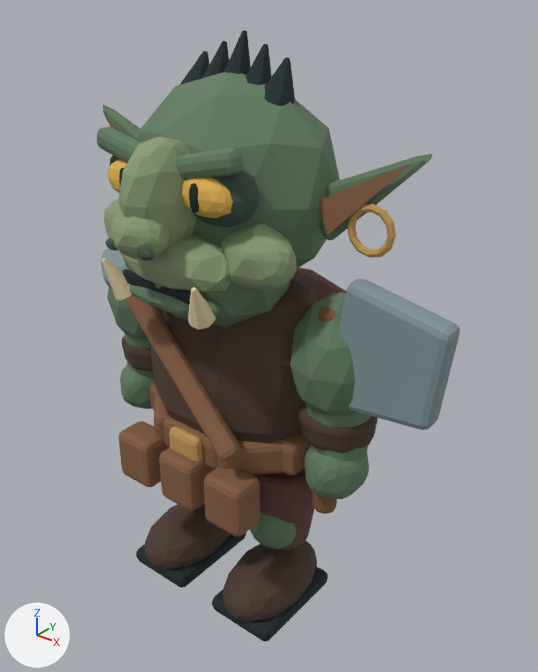
Before and after pictures for a commit that changed the glTF model assets/models/fort/raider.glb.
One viewpoint serves both versions: a 50 mm lens placed at (1.63, -1.86, 2.3), pointed at (0.12, 0.04, 1.12). Every picture has the same lights, and +X, +Y and +Z are marked at lower left. The first picture is the older version. Where no turn or scale is listed for an object, it has been applied to the vertices. Vertices at exactly the same position are counted once.

Names of what the first picture shows: 'Cranium.007', 'Deltoid.014', 'Deltoid.015', 'TailoredTorso.007', 'TrouserLeg.014', 'TrouserLeg.015', 'WeaponHandle.005'.
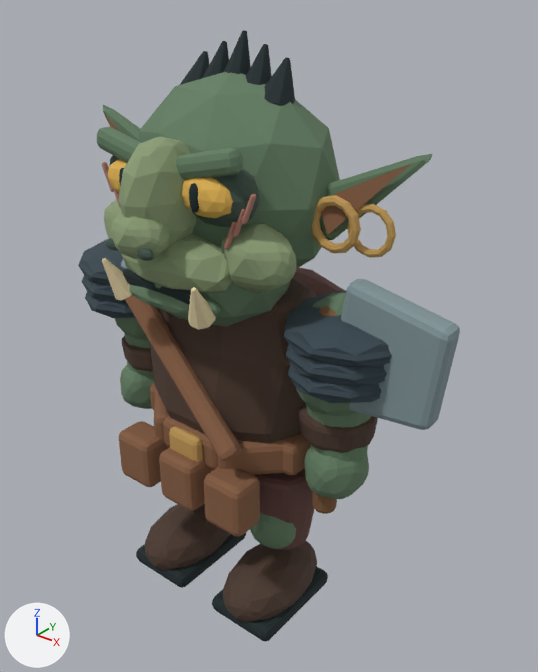
The edits, one by one:
me_icosphere_1046 is used by ob_deltoid_014; location (-0.45, 0.0, 1.161).
me_icosphere_1046 had 489 vertices, 960 faces and spanned x -0.185..0.185, y -0.189..0.189, z -0.523..0.23.
me_icosphere_1046 now has 1061 vertices, 2080 faces and spans x -0.268..0.185, y -0.249..0.249, z -0.523..0.23.
me_icosphere_1046 part 1: a new loose piece of 62 vertices spanning x -0.268..0.168, y -0.249..0.249, z 0.06..0.2, in mat_fort_swarm_vertexpalette.
me_icosphere_1046 part 2: a new loose piece of 62 vertices spanning x -0.254..0.154, y -0.249..0.249, z -0.005..0.135, in mat_fort_swarm_vertexpalette.
me_icosphere_1046 part 3: a new loose piece of 62 vertices spanning x -0.24..0.14, y -0.249..0.249, z -0.07..0.07, in mat_fort_swarm_vertexpalette.
Other edits to the shape of me_icosphere_1046 do not show in these pictures.
me_icosphere_1030 is used by ob_cranium_007; location (0.0, 0.0, 1.671).
me_icosphere_1030 had 2413 vertices, 4702 faces and spanned x -0.692..0.692, y -0.509..0.3, z -0.45..0.471.
me_icosphere_1030 now has 2963 vertices, 5778 faces and spans x -0.692..0.692, y -0.509..0.3, z -0.45..0.471.
me_icosphere_1030 part 4: a new loose piece, a torus around y (ring radius 0.075, tube radius 0.016) spanning x 0.339..0.521, y -0.056..-0.024, z -0.141..0.041, in mat_fort_swarm_vertexpalette.
me_icosphere_1030 part 5: a new loose piece of 46 vertices spanning x -0.323..-0.277, y -0.295..-0.275, z -0.016..0.076, in mat_fort_swarm_vertexpalette.
me_icosphere_1030 part 6: a new loose piece of 46 vertices spanning x 0.277..0.323, y -0.295..-0.275, z -0.016..0.076, in mat_fort_swarm_vertexpalette.
me_icosphere_1030 part 7: a new loose piece of 45 vertices spanning x 0.242..0.288, y -0.295..-0.275, z -0.061..0.031, in mat_fort_swarm_vertexpalette.
me_icosphere_1030 part 8: a new loose piece of 44 vertices spanning x 0.207..0.253, y -0.295..-0.275, z -0.106..-0.014, in mat_fort_swarm_vertexpalette.
Other edits to the shape of me_icosphere_1030 do not show in these pictures.
Mesh me_icosphere_4547 is new.
It has 970 vertices, 1900 faces and spans x -0.168..0.268, y -0.249..0.249, z -0.523..0.23.
It uses material mat_fort_swarm_vertexpalette.
Object 'Deltoid.015' (ob_deltoid_015) is deleted.
Object 'Deltoid.059' (ob_deltoid_059) is new; it shows me_icosphere_4547.
Its location is (0.45, 0.0, 1.161).

Where the change shows, as pixel boxes (x1, y1, x2, y2) in the pictures (538 x 672 px):
'Deltoid.059', added: after (284, 291, 392, 499)
'Deltoid.015', deleted (green): before (290, 293, 378, 499)
'Deltoid.014', reshaped: before (101, 248, 154, 409); after (78, 239, 154, 409)
part 1 of me_icosphere_1046, added (blue): after (78, 239, 130, 286)
part 2 of me_icosphere_1046, added (blue): after (82, 275, 126, 303)
part 3 of me_icosphere_1046, added (blue): after (85, 292, 135, 318)
part 4 of me_icosphere_1030, added (brown): after (312, 195, 361, 253)
part 5 of me_icosphere_1030, added: after (102, 162, 114, 192)
part 6 of me_icosphere_1030, added: after (241, 194, 256, 224)
part 7 of me_icosphere_1030, added: after (233, 209, 245, 237)
part 8 of me_icosphere_1030, added: after (224, 222, 237, 249)
